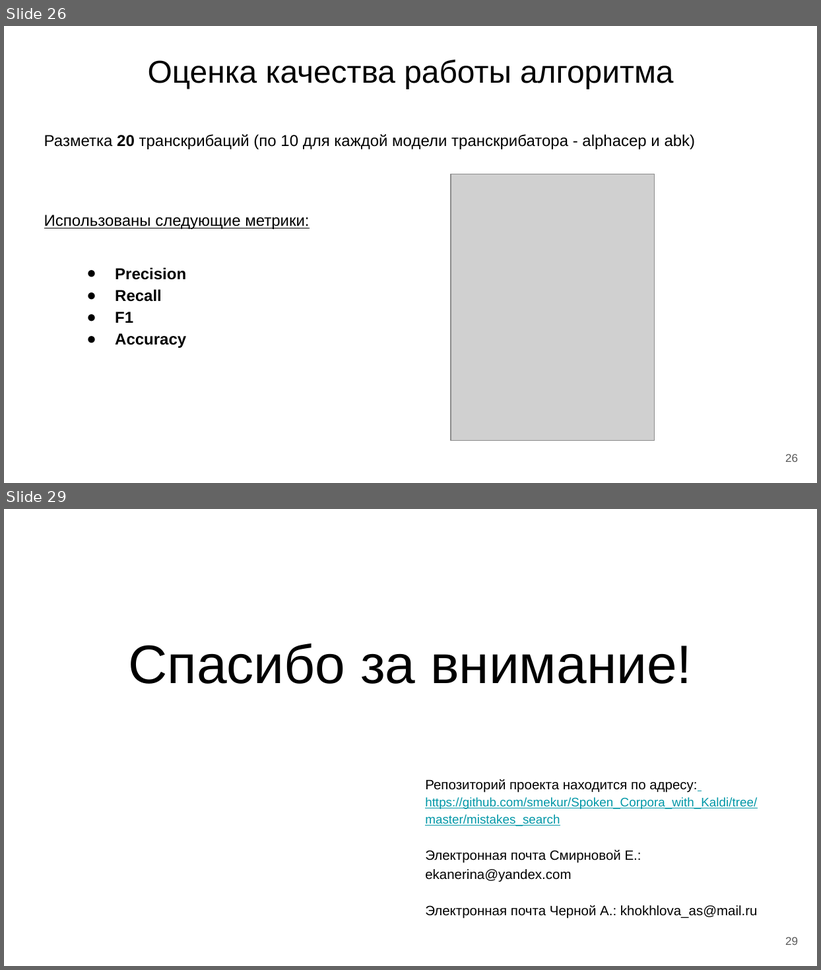
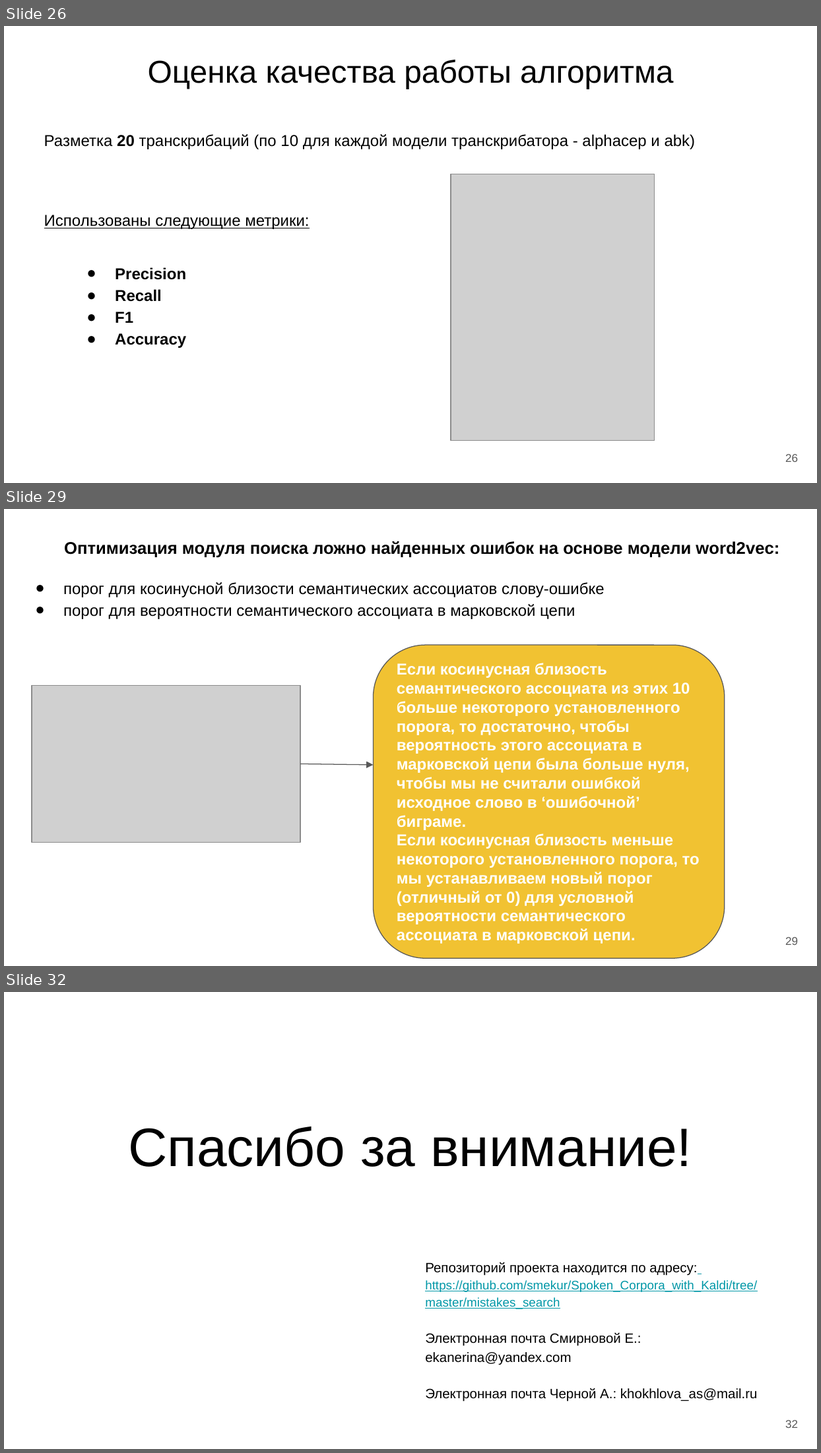
Before and after one commit to smekur/Spoken_Corpora_with_Kaldi, a slide deck: mistakes_search/presentations/Алгоритм автоматического поиска ошибок в транскрибациях_финальный проект.pptx. Shown one above the other, each under a label of ours: slides 26 and 29 before the commit, slides 26, 29 and 32 after it; the slides between them are not shown. The pictures are 821x970 and 821x1453 pixels, drawn with LibreOffice and Linux fonts; fonts in the diff are those of the drawing; grey boxes stand for pictures. Boxes give left, top, right and bottom in pixels: in the first picture for what was removed or moved away, otherwise in the second. Text is boxed around its words. In the diff, an @@ line names an element or a change of style, - is before the commit and + after.

```diff
--- a/mistakes_search/presentations/Алгоритм автоматического поиска ошибок в транскрибациях_финальный проект.pptx
+++ b/mistakes_search/presentations/Алгоритм автоматического поиска ошибок в транскрибациях_финальный проект.pptx
@@ slide 29 added at (x1=4, y1=509, x2=817, y2=966), background #FFFFFF @@
@@ title added at (x1=63, y1=541, x2=780, y2=619), 14 pt, text #000000 @@
+Оптимизация модуля поиска ложно найденных ошибок на основе модели word2vec:
+● порог для косинусной близости семантических ассоциатов слову-ошибке
+● порог для вероятности семантического ассоциата в марковской цепи
@@ rounded rectangle added at (x1=373, y1=645, x2=725, y2=958), fill #F1C232, outline #595959 0.75 pt, 14 pt, text #FFFFFF, bold @@
+Если косинусная близость семантического ассоциата из этих 10 больше некоторого установленного порога, то достаточно, чтобы вероятность этого ассоциата в марковской цепи была больше нуля, чтобы мы не считали ошибкой исходное слово в ‘ошибочной’ биграме.
+Если косинусная близость меньше некоторого установленного порога, то мы устанавливаем новый порог (отличный от 0) для условной вероятности семантического ассоциата в марковской цепи.
@@ picture added at (x1=32, y1=685, x2=300, y2=842) @@
@@ arrow added from (301, 764) to (373, 765), #595959 0.75 pt @@
@@ page number added at (x1=785, y1=937, x2=798, y2=945), 10 pt, text #595959 @@
+29
@@ what was slide 29 is now slide 32 @@
@@ page number at (x1=785, y1=1420, x2=798, y2=1428): text changed @@
-29
+32
```
Also in this commit, not shown: 4 slides changed, 2 other slides added, 5 other files.
